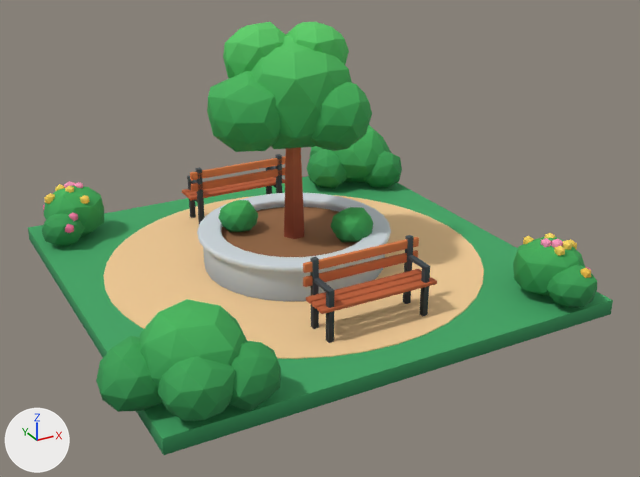
Before and after pictures for a commit that changed the glTF model modelos/parque/losetas/plaza_cantero.glb.
Rendered twice from a 50 mm camera at (-5.1, -10.0, 5.45) aimed at (0.09, -0.58, 0.74). Lighting does not change. The marker at lower left points along +X, +Y and +Z. The older version comes first.

The first picture shows 'plaza_cantero'.
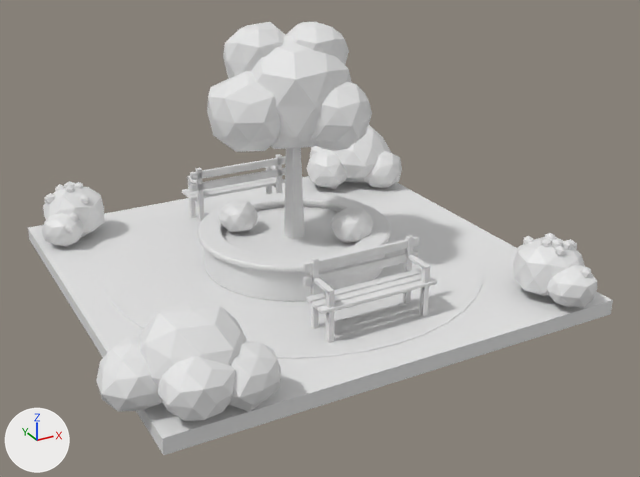
The change in detail:
me_plaza_cantero has 3056 vertices, 5748 faces and spans x -3.41..3.27, y -3.21..3.21, z 0.0..3.46.
me_plaza_cantero no longer uses material mat_parque.

What differs and where, as boxes [x1, y1, x2, y2] in the pictures (640 x 477 px):
'plaza_cantero', recoloured (lighter)
    both: [28, 22, 613, 455]
